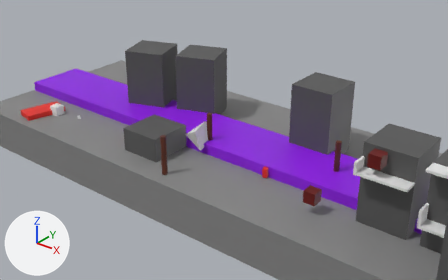
What one commit did to the glTF model assets/map_city.gltf.
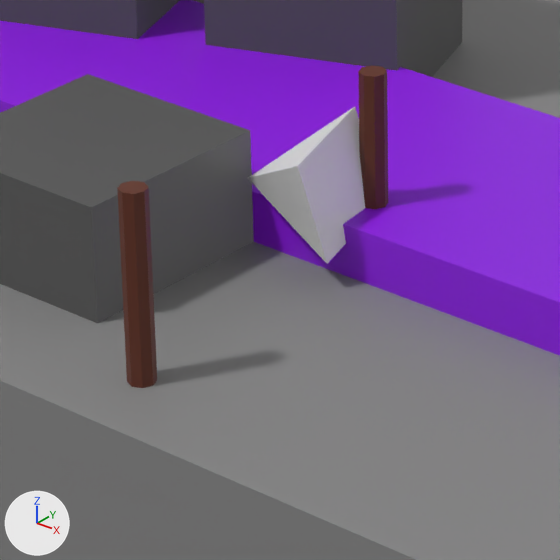
There are two pictures of each version: one from a 50 mm lens placed at (48.06, -36.24, 26.26), pointed at (16.27, 3.5, 1.63), one close up on the part from 31% to 55% of the width and 36% to 74% of the height. Every picture has the same lights, and +X, +Y and +Z are marked at lower left. Where no turn or scale is listed for an object, it has been applied to the vertices.

The first close-up shows 'Blok', 'Blok.001', 'Flora', 'Ground.007', 'Obstacle_house', 'Slup.006', 'Slup.007', 'Spawn_Bird.001'.
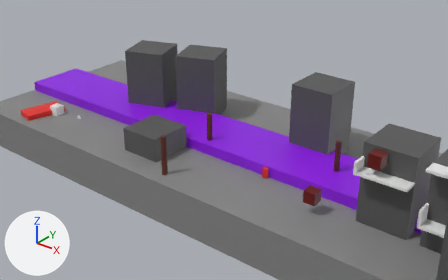
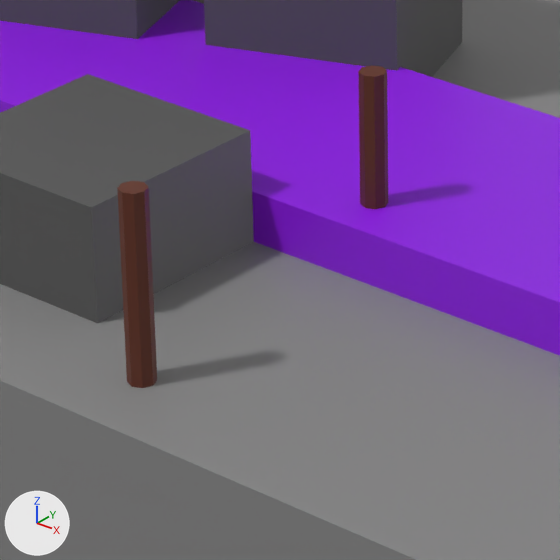
Diff of the bpy script that builds the scene:
```diff
--- a/assets/map_city.gltf.py
+++ b/assets/map_city.gltf.py
@@ ob_spawn_bird_001 @@
-ob_spawn_bird_001 = bpy.data.objects.new('Spawn_Bird.001', me_cube_045)
-ob_spawn_bird_001.location = (14.0, 2.0, 2.0)
```

Boxes (x1, y1, x2, y2) around the edits, measured in the close-ups (560 x 560 px):
'Spawn_Bird.001', deleted: before (248, 107, 365, 264)
